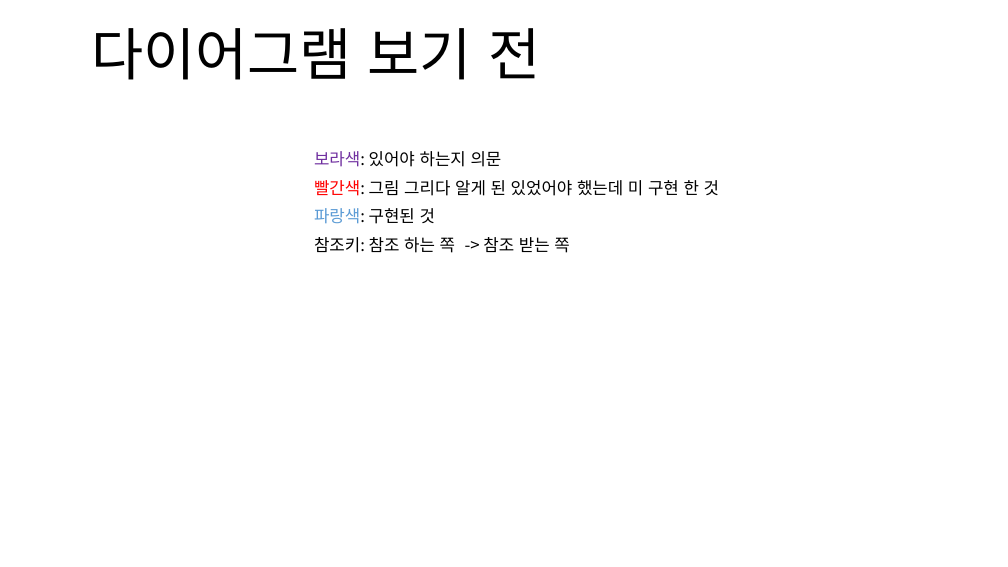
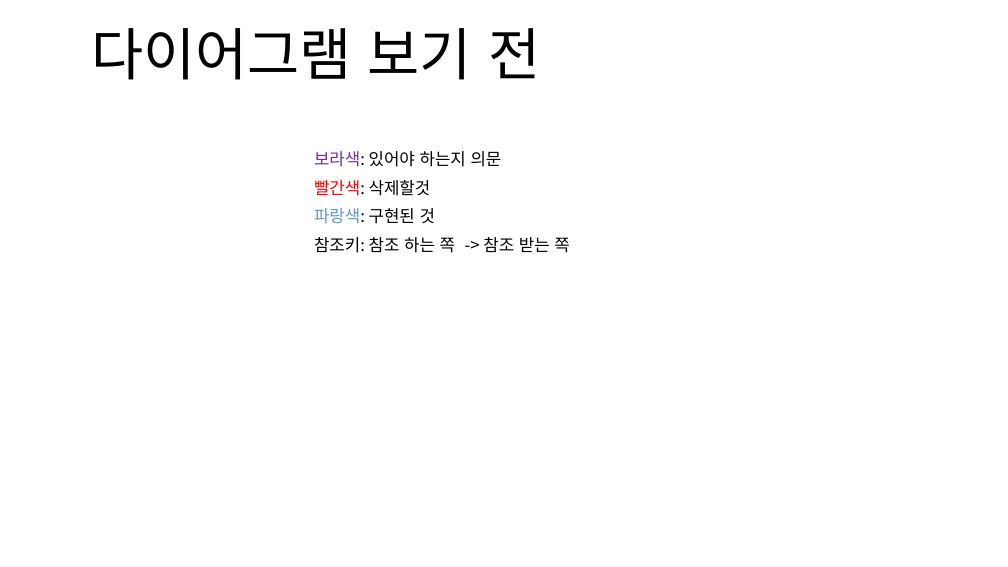
Before and after one commit to sungjaeyoon-past/Hospital, a slide deck: slide 1 of mysql_doc/db 현재의 스키마.pptx. Drawn at 1008x567 pixels with LibreOffice and Linux fonts; fonts in the diff are those of the drawing. Boxes give left, top, right and bottom in pixels: in the first picture for what was removed or moved away, otherwise in the second. Text is boxed around its words. In the diff, an @@ line names an element or a change of style, - is before the commit and + after.

```diff
--- a/mysql_doc/db 현재의 스키마.pptx
+++ b/mysql_doc/db 현재의 스키마.pptx
@@ subtitle at box(314, 180, 431, 196): text changed @@
-빨간색: 그림 그리다 알게 된 있었어야 했는데 미 구현 한 것
+빨간색: 삭제할것
```
Also in this commit, not shown: 1 other slide changed, 1 other file.
